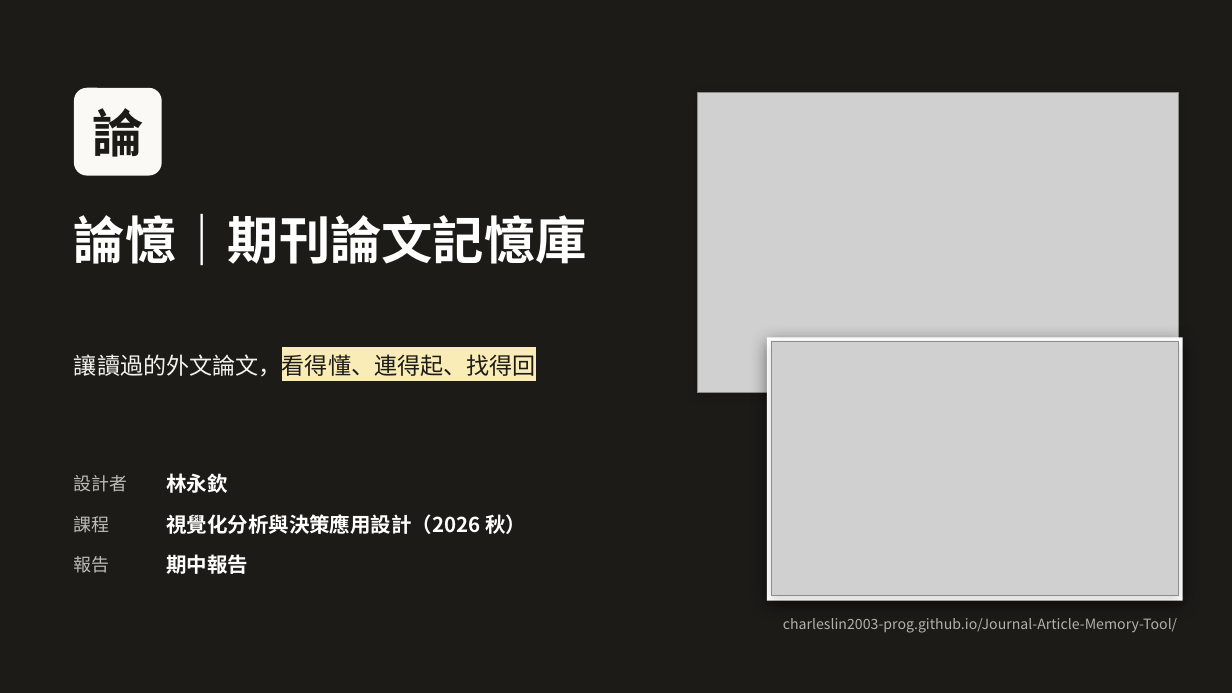
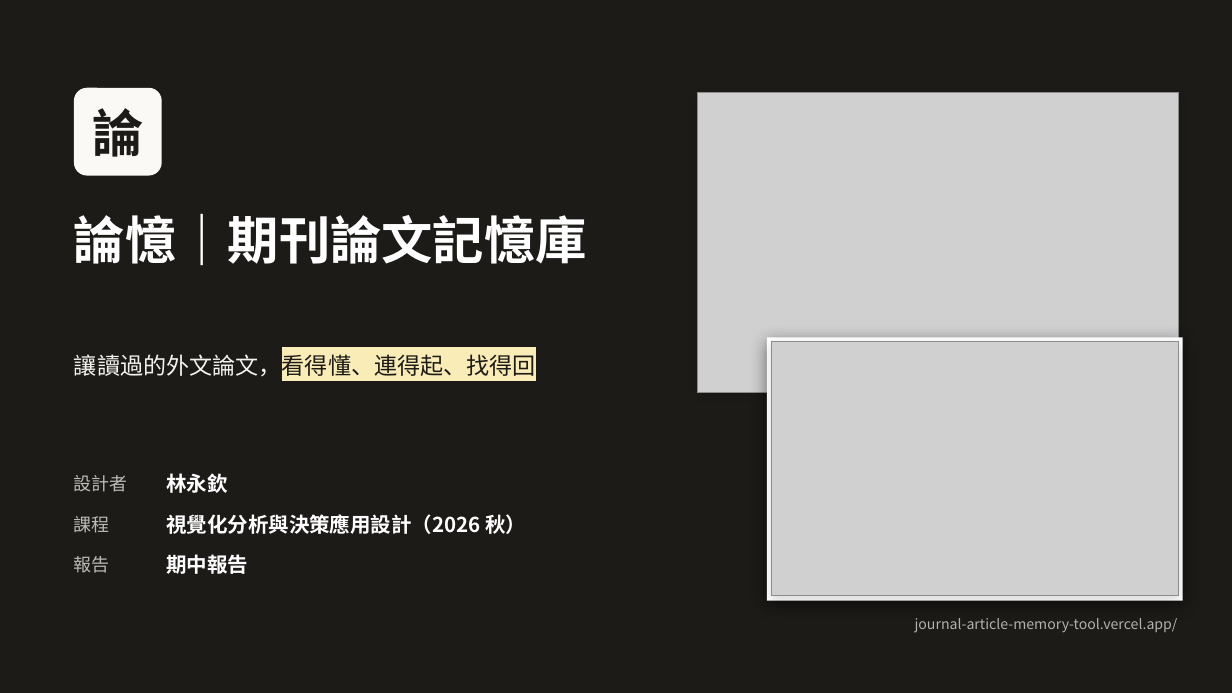
Before and after one commit to charleslin2003-prog/Journal-Article-Memory-Tool, a slide deck: slide 1 of docs/期中報告_論憶.pptx. Drawn at 1232x693 pixels with LibreOffice and Linux fonts; fonts in the diff are those of the drawing; grey boxes stand for pictures. Boxes give left, top, right and bottom in pixels: in the first picture for what was removed or moved away, otherwise in the second. Text is boxed around its words. In the diff, an @@ line names an element or a change of style, - is before the commit and + after.

```diff
--- a/docs/期中報告_論憶.pptx
+++ b/docs/期中報告_論憶.pptx
@@ text at (x1=915, y1=618, x2=1178, y2=633): text changed @@
-charleslin2003-prog.github.io/Journal-Article-Memory-Tool/
+journal-article-memory-tool.vercel.app/
```
Also in this commit, not shown: 10 other slides changed, 3 slides added, 14 other files.
